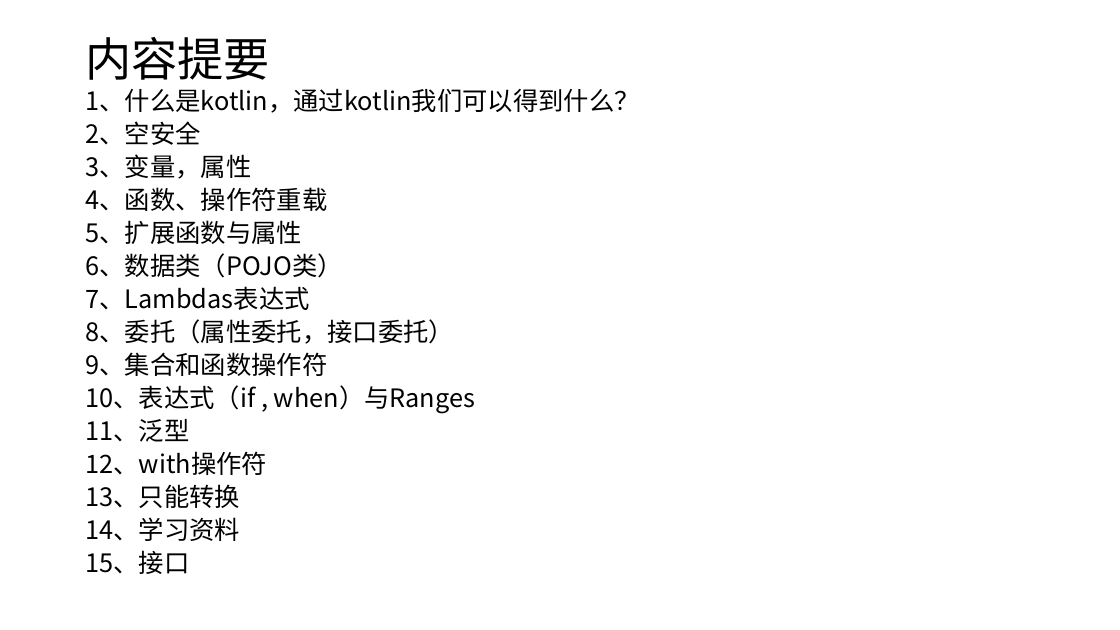
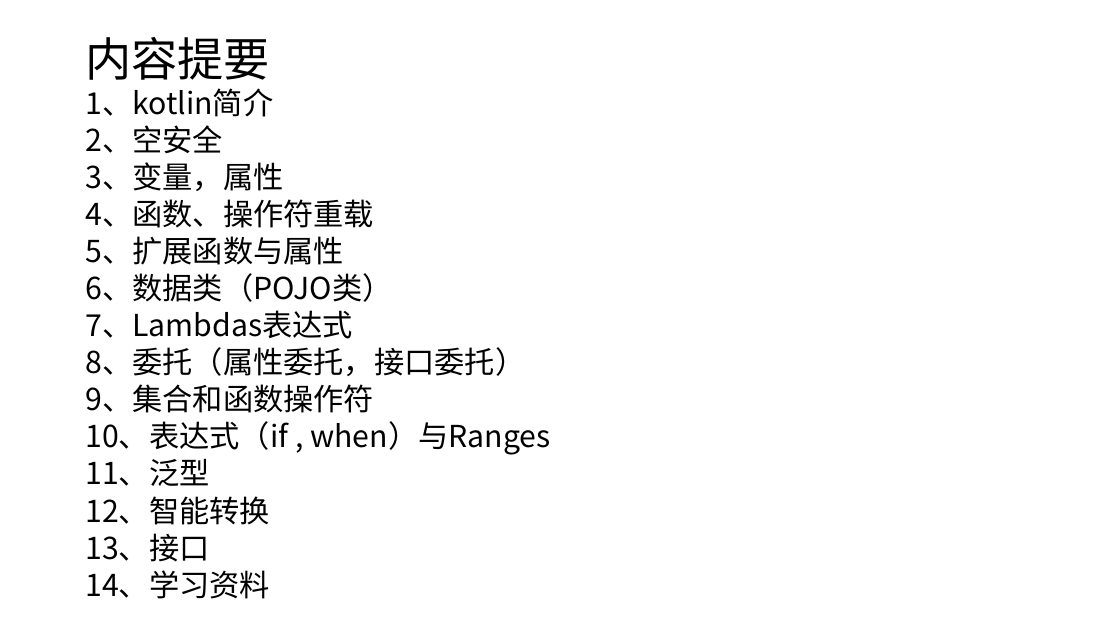
Before and after one commit to shenbibo/KotlinWeather, a slide deck: slide 2 of docs/初探kotlin.pptx. Drawn at 1120x630 pixels with LibreOffice and Linux fonts; fonts in the diff are those of the drawing. Boxes give left, top, right and bottom in pixels: in the first picture for what was removed or moved away, otherwise in the second. Text is boxed around its words. In the diff, an @@ line names an element or a change of style, - is before the commit and + after.

Commit message:
智能转换和表达式

```diff
--- a/docs/初探kotlin.pptx
+++ b/docs/初探kotlin.pptx
@@ text at bbox=[85, 88, 273, 117]: text changed; size 21.7 to 25.9 pt @@
-1、什么是kotlin，通过kotlin我们可以得到什么？
+1、kotlin简介
@@ text at bbox=[85, 125, 550, 599]: size 21.7 to 25.9 pt in "2、空安全", "3、变量，属性", "4、函数、操作符重载", "5、扩展函数与属性" and 7 more places @@
@@ text at bbox=[85, 496, 270, 562]: text changed; size 21.7 to 25.9 pt @@
-12、with操作符
-13、只能转换
+12、智能转换
+13、接口
@@ text at bbox=[85, 550, 189, 574]: paragraph removed @@
-15、接口
```
Also in this commit, not shown: 2 other slides changed, 6 slides added, 4 other files.
